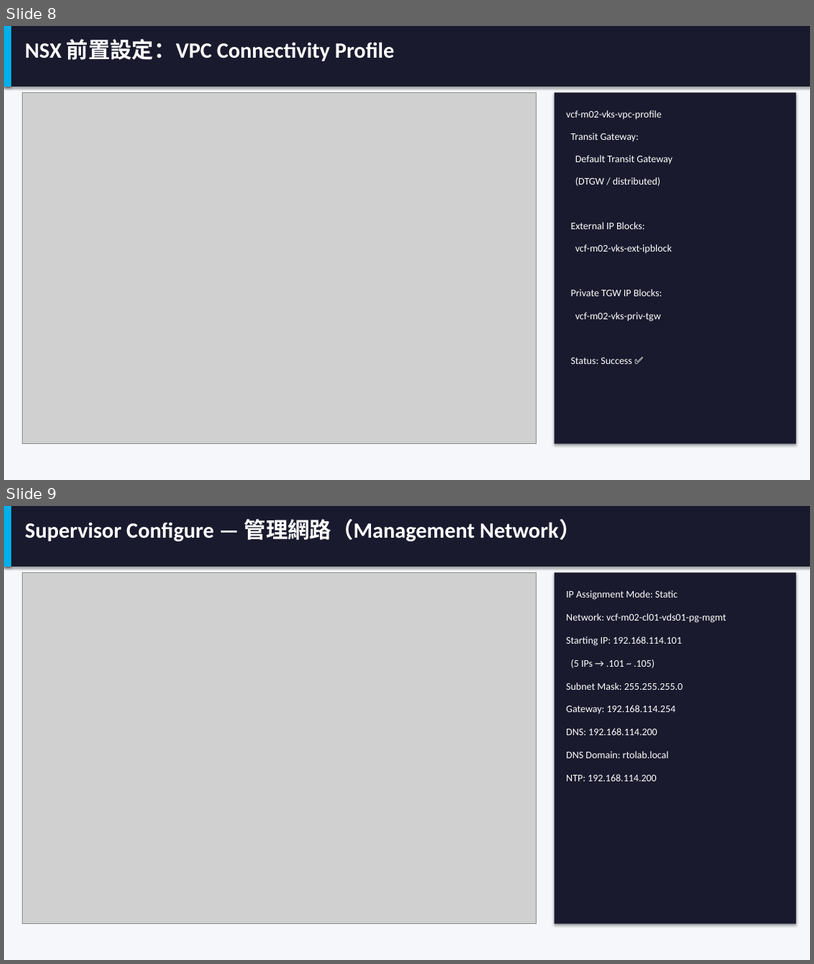
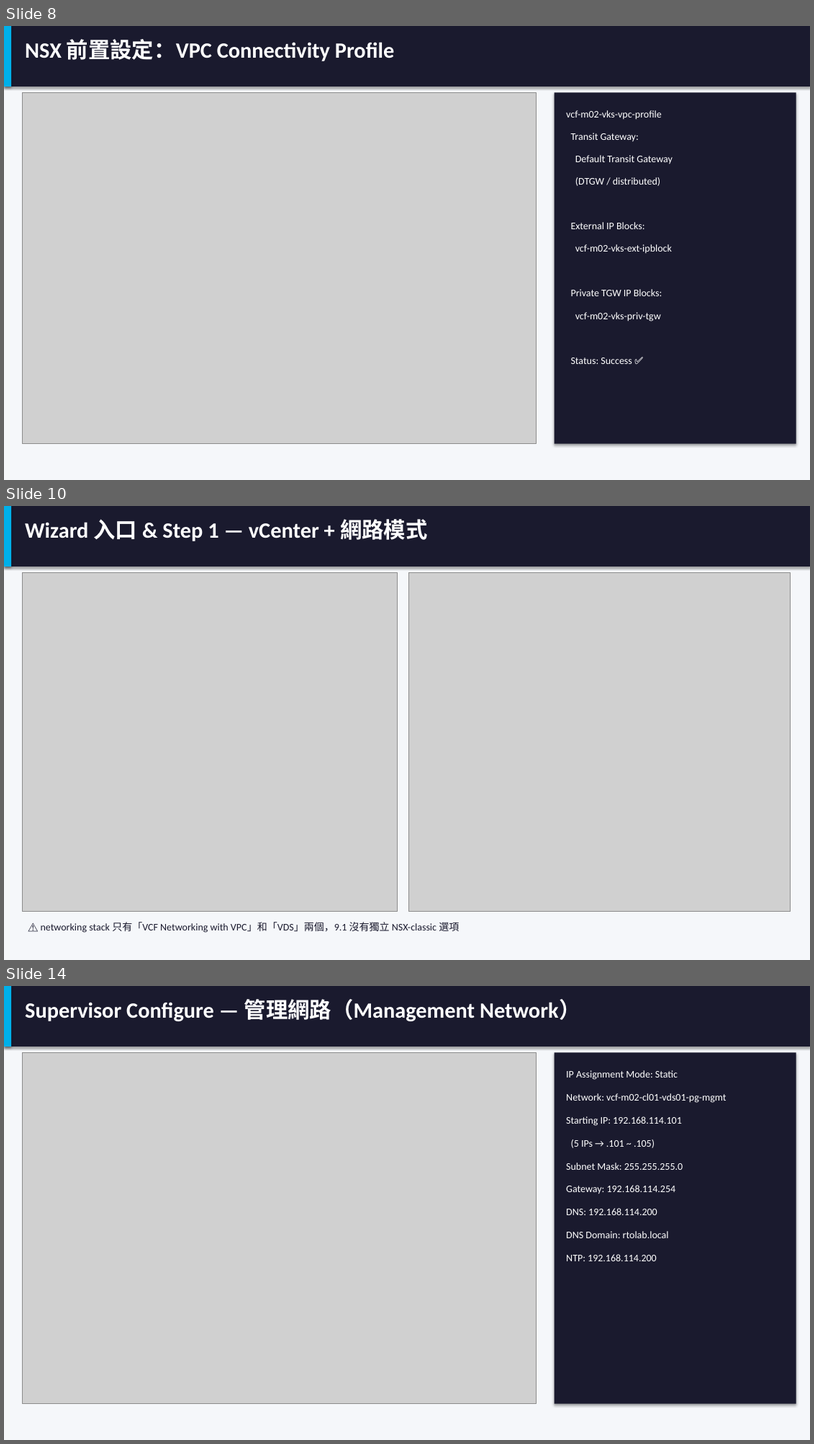
Before and after one commit to kostenyang/vcf9.1vks, a slide deck: VKS-on-VCF91.pptx. Shown one above the other, each under a label of ours: slides 8 and 9 before the commit, slides 8, 10 and 14 after it; the slides between them are not shown. The pictures are 814x964 and 814x1444 pixels, drawn with LibreOffice and Linux fonts; fonts in the diff are those of the drawing; grey boxes stand for pictures. Boxes give left, top, right and bottom in pixels: in the first picture for what was removed or moved away, otherwise in the second. Text is boxed around its words. In the diff, an @@ line names an element or a change of style, - is before the commit and + after.

```diff
--- a/VKS-on-VCF91.pptx
+++ b/VKS-on-VCF91.pptx
@@ slide 10 added at (x1=4, y1=506, x2=810, y2=960), background #FFFFFF @@
@@ rectangle added at (x1=4, y1=506, x2=810, y2=960), fill #F5F7FA @@
@@ rectangle added at (x1=4, y1=506, x2=810, y2=566), fill #1A1A2E @@
@@ rectangle added at (x1=4, y1=506, x2=11, y2=566), fill #00B0EA @@
@@ text added at (x1=25, y1=519, x2=427, y2=541), 26 pt, text #FFFFFF, bold @@
+Wizard 入口 & Step 1 — vCenter + 網路模式
@@ picture added at (x1=22, y1=572, x2=397, y2=911) @@
@@ picture added at (x1=409, y1=572, x2=790, y2=911) @@
@@ text added at (x1=41, y1=921, x2=459, y2=932), 12 pt, text #1A1A2E @@
+⚠️ networking stack 只有「VCF Networking with VPC」和「VDS」兩個，9.1 沒有獨立 NSX-classic 選項
@@ what was slide 9 is now slide 14 @@
```
Also in this commit, not shown: 1 slide changed, 4 other slides added, 3 other files.
